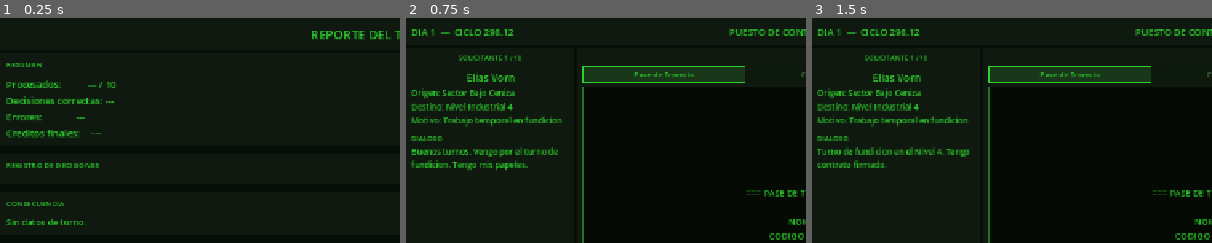
Above: before the commit, frames 1-3 (left to right).
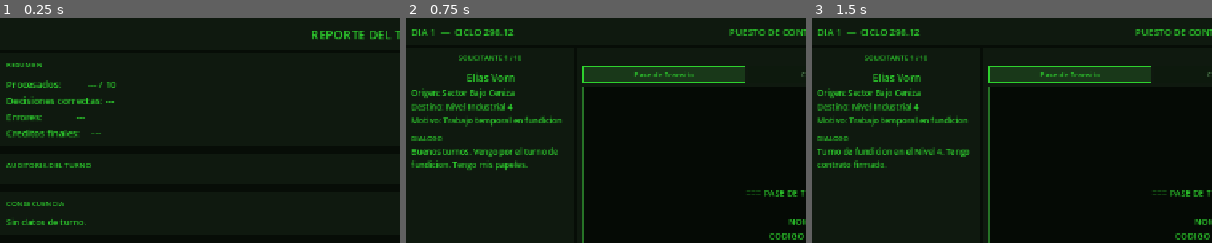
Above: after the commit, the same moments.

Repository: ingenriqueparra-hub/el-ultimo-sello
Game: Godot game, scene res://scenes/main/DayReport.tscn
The game is run twice, just before and just after one commit, with the same random seed, the same clock (stepped at 60 frames per second) and the same inputs. This scene is started directly instead of the project's main scene.
Inputs:
- Up to frame 1 (0.25 s): no input
- Up to frame 2 (0.75 s): click "REINICIAR DIA" at 0.5 s
- Up to frame 3 (1.5 s): click "[ ¿Cual es el motivo? ] (Q)" at 1.25 s
The pictures show only the part of the screen within x 0-50%, y 0-50%; the shares and areas given below are measured in that part.

The runs differ from the first frame. In frame 1, 0.4% of the frame differs, in the area x 1-25%, y 64-67%; in frame 2, nothing differs; in frame 3, nothing differs.

Commit message:
Auditoria institucional en DayReport — formato por bloque con notas narrativas
Reemplaza la lista de decisiones por bloques de auditoria institucional
(EXPEDIENTE VALIDADO / EXPEDIENTE OBSERVADO) con accion, nota, omision
protocolaria y sancion. Etiquetas de decision traducidas al espanol
institucional. Campo report{correct_note, wrong_note} opcional en
solicitantes para notas especificas en 14 casos de los tres dias.
DecisionSystem enriquecido con applicant_type, origin, purpose,
narrative_flag y report por decision registrada.

Co-Authored-By: Claude Sonnet 4.6 <noreply@anthropic.com>

Diff:
--- a/game/data/applicants/applicants_day_01.json
+++ b/game/data/applicants/applicants_day_01.json
@@ -67,6 +67,10 @@
       "on_wrong_approve": "flag_unauthorized_entry",
       "on_correct_hold": "flag_refugee_detained"
     },
+    "report": {
+      "correct_note": "Retenida para verificacion de sello de autoridad. Situacion de desplazada registrada en evaluacion.",
+      "wrong_note": "Entrada autorizada sin sello de autoridad requerido. Protocolo de admision vulnerado."
+    },
     "truth": {
       "should_allow": false,
       "correct_decision": "hold",
@@ -93,6 +97,10 @@
     "question_alerts": {
       "carga": "CONTRADICCION: Declara 'componentes electronicos'. El permiso registra 'chatarra industrial procesada'."
     },
+    "report": {
+      "correct_note": "Carga retenida para inspeccion. Contradiccion entre declaracion verbal y permiso detectada.",
+      "wrong_note": "Comerciante admitido con contradiccion entre carga declarada y carga registrada en permiso."
+    },
     "truth": {
       "should_allow": false,
       "correct_decision": "hold",
@@ -121,6 +129,10 @@
       "on_wrong_approve": "flag_implant_admitted",
       "on_correct_hold": "flag_implant_intercepted"
     },
+    "report": {
+      "correct_note": "Soldado retenido por implante neural no declarado en documentacion biometrica.",
+      "wrong_note": "Soldado con implante neural no registrado admitido sin revision del Oficio."
+    },
     "truth": {
       "should_allow": false,
       "correct_decision": "hold",
@@ -171,6 +183,10 @@
     "question_alerts": {
       "carga": "OBJETO NO DECLARADO: Equipo de diagnostico avanzado no figura en el permiso de ingreso."
     },
+    "report": {
+      "correct_note": "Tecnico retenido. Equipo de diagnostico no declarado en permiso de ingreso detectado en interrogatorio.",
+      "wrong_note": "Tecnico admitido con dispositivo no declarado en su permiso de ingreso."
+    },
     "truth": {
       "should_allow": false,
       "correct_decision": "hold",
@@ -200,6 +216,10 @@
       "on_wrong_reject": "flag_family_turned_away",
       "on_correct_hold": "flag_family_detained"
     },
+    "report": {
+      "correct_note": "Madre e hijo retenidos para evaluacion biometrica. Anomalia en menor derivada al Oficio de Pureza Civica.",
+      "wrong_note": "Menor con anomalia biometrica admitido sin revision del Oficio de Pureza Civica."
+    },
     "truth": {
       "should_allow": false,
       "correct_decision": "hold",
@@ -255,6 +275,10 @@
       "on_wrong_reject": "flag_agent_dismissed",
       "on_correct_hold": "flag_agent_intercepted"
     },
+    "report": {
+      "correct_note": "Comerciante retenido por contradiccion de origen entre declaracion verbal y documentos.",
+      "wrong_note": "Solicitante admitido con origen declarado inconsistente con Pase de Transito registrado."
+    },
     "truth": {
       "should_allow": false,
       "correct_decision": "hold",
--- a/game/data/applicants/applicants_day_02.json
+++ b/game/data/applicants/applicants_day_02.json
@@ -67,6 +67,10 @@
       "on_wrong_approve": "flag_identity_fraud_admitted",
       "on_correct_hold": "flag_fraud_intercepted"
     },
+    "report": {
+      "correct_note": "Tecnica retenida por codigo de identidad inconsistente entre Pase de Transito y Certificado Biometrico.",
+      "wrong_note": "Tecnica admitida con codigos de identidad inconsistentes entre documentos. Posible fraude de identidad."
+    },
     "truth": {
       "should_allow": false,
       "correct_decision": "hold",
@@ -143,6 +147,10 @@
       "on_wrong_approve": "flag_anomaly_soldier_admitted",
       "on_correct_hold": "flag_anomaly_soldier_detained"
     },
+    "report": {
+      "correct_note": "Soldado retenido por anomalia biologica no registrada en Certificado Biometrico.",
+      "wrong_note": "Soldado con anomalia biologica no documentada admitido sin retencion ni revision."
+    },
     "truth": {
       "should_allow": false,
       "correct_decision": "hold",
@@ -221,6 +229,10 @@
       "on_wrong_approve": "flag_suspicious_cargo_admitted",
       "on_correct_hold": "flag_cargo_inspected"
     },
+    "report": {
+      "correct_note": "Comerciante retenido. Declaracion de carga inconsistente con Permiso de Ingreso.",
+      "wrong_note": "Comerciante admitido con carga declarada que no coincide con la registrada en su permiso."
+    },
     "truth": {
       "should_allow": false,
       "correct_decision": "hold",
--- a/game/data/applicants/applicants_day_03.json
+++ b/game/data/applicants/applicants_day_03.json
@@ -39,6 +39,10 @@
       "carga": "Solo mi uniforme y credenciales de operario."
     },
     "question_alerts": {},
+    "report": {
+      "correct_note": "Rechazado por origen en sector bajo cuarentena activa. Protocolo sanitario aplicado correctamente.",
+      "wrong_note": "Operario de sector en cuarentena activa admitido. Directiva sanitaria ignorada."
+    },
     "truth": {
       "should_allow": false,
       "correct_decision": "reject",
@@ -66,6 +70,10 @@
     "narrative_hooks": {
       "on_wrong_approve": "flag_quarantine_breach_vulnerable"
     },
+    "report": {
+      "correct_note": "Rechazada. Procedencia de zona en cuarentena y ausencia de Certificado Biometrico. Protocolo aplicado.",
+      "wrong_note": "Madre con menor admitida desde zona en cuarentena activa sin Certificado Biometrico. Doble violacion de protocolo."
+    },
     "truth": {
       "should_allow": false,
       "correct_decision": "reject",
@@ -162,6 +170,10 @@
       "carga": "Los ornamentos del rito. Todo sellado por el Clero."
     },
     "question_alerts": {},
+    "report": {
+      "correct_note": "Rechazado. Origen en sector en cuarentena. Exencion religiosa no acreditada documentalmente.",
+      "wrong_note": "Religioso de zona en cuarentena admitido sobre la base de exencion verbal no documentada."
+    },
     "truth": {
       "should_allow": false,
       "correct_decision": "reject",
@@ -214,6 +226,10 @@
       "on_wrong_approve": "flag_suspicious_identity_admitted",
       "on_correct_hold": "flag_suspicious_identity_held"
     },
+    "report": {
+      "correct_note": "Retenido por inconsistencia de nombre entre Pase de Transito y Certificado Biometrico. Identidad en verificacion.",
+      "wrong_note": "Solicitante admitido con nombres inconsistentes entre documentos. Identidad sin verificar."
+    },
     "truth": {
       "should_allow": false,
       "correct_decision": "hold",
@@ -243,6 +259,10 @@
     "narrative_hooks": {
       "on_correct_hold": "flag_medic_quarantine_held"
     },
+    "report": {
+      "correct_note": "Retenida por contacto declarado con zona en cuarentena activa durante turno previo. Evaluacion sanitaria iniciada.",
+      "wrong_note": "Personal sanitario admitido con exposicion reciente a zona en cuarentena activa declarada en interrogatorio."
+    },
     "truth": {
       "should_allow": false,
       "correct_decision": "hold",
--- a/game/scenes/main/DayReport.tscn
+++ b/game/scenes/main/DayReport.tscn
@@ -98,7 +98,7 @@
 
 [node name="DecisionsTitle" type="Label" parent="VBox/ScrollArea/ContentVBox/DecisionsPanel/DecisionsVBox"]
 layout_mode = 2
-text = "REGISTRO DE DECISIONES"
+text = "AUDITORIA DEL TURNO"
 theme_override_font_sizes/font_size = 12
 
 [node name="HSepD" type="HSeparator" parent="VBox/ScrollArea/ContentVBox/DecisionsPanel/DecisionsVBox"]
--- a/game/scripts/systems/DecisionSystem.gd
+++ b/game/scripts/systems/DecisionSystem.gd
@@ -32,22 +32,28 @@
 
 	var hooks: Dictionary = applicant.get("narrative_hooks", {})
 	var hook_key := "on_%s_%s" % ["correct" if was_correct else "wrong", decision]
+	var narrative_flag: String = ""
 	if hooks.has(hook_key):
-		var flag: String = str(hooks[hook_key])
-		if flag != "" and flag not in _activated_flags:
-			_activated_flags.append(flag)
-			print("[NarrativeHook] Flag activado: %s (solicitante: %s)" % [flag, applicant.get("name", "?")])
+		narrative_flag = str(hooks[hook_key])
+		if narrative_flag != "" and narrative_flag not in _activated_flags:
+			_activated_flags.append(narrative_flag)
+			print("[NarrativeHook] Flag activado: %s (solicitante: %s)" % [narrative_flag, applicant.get("name", "?")])
 
 	var result := {
-		"applicant_id": applicant.get("id", ""),
-		"applicant_name": applicant.get("name", ""),
-		"decision": decision,
-		"correct_decision": correct_decision,
-		"was_correct": was_correct,
-		"risk_level": risk,
-		"violations": truth.get("violations", []),
-		"credit_delta": delta,
-		"credits_after": _credits,
+		"applicant_id":      applicant.get("id", ""),
+		"applicant_name":    applicant.get("name", ""),
+		"applicant_type":    applicant.get("type", ""),
+		"applicant_origin":  applicant.get("origin", ""),
+		"applicant_purpose": applicant.get("purpose", ""),
+		"decision":          decision,
+		"correct_decision":  correct_decision,
+		"was_correct":       was_correct,
+		"risk_level":        risk,
+		"violations":        truth.get("violations", []),
+		"credit_delta":      delta,
+		"credits_after":     _credits,
+		"narrative_flag":    narrative_flag,
+		"report":            applicant.get("report", {}),
 	}
 	_decisions.append(result)
 	decision_recorded.emit(result)
--- a/game/scripts/ui/DayReport.gd
+++ b/game/scripts/ui/DayReport.gd
@@ -8,6 +8,8 @@
 var _selected_terminal: Dictionary = {}
 var _debug_panel: PanelContainer
 var _debug_label: Label
+
+const _DECISION_LABELS := {"approve": "APROBADO", "reject": "RECHAZADO", "hold": "RETENIDO"}
 
 const COLOR_PANEL  := Color(0.06, 0.10, 0.06, 1)
 const COLOR_BORDER := Color(0.15, 0.45, 0.15, 1)
@@ -55,8 +57,8 @@
 
 	var quota: int = summary.get("quota", total)
 	processed_label.text = "Procesados:           %d / %d" % [total, quota]
-	correct_label.text   = "Decisiones correctas: %d" % correct
-	errors_label.text    = "Errores:              %d" % errors
+	correct_label.text   = "Expedientes validados:  %d" % correct
+	errors_label.text    = "Expedientes observados: %d" % errors
 	credits_label.text   = "Creditos finales:     %d" % credits
 
 	if errors > 0:
@@ -65,7 +67,7 @@
 		credits_label.add_theme_color_override("font_color", COLOR_ERROR)
 
 	for decision in summary.get("decisions", []):
-		_add_decision_row(decision)
+		_add_audit_block(decision)
 
 	var day: int = summary.get("day", 1)
 	_report = NarrativeConsequenceSystem.evaluate(summary, day)
@@ -103,24 +105,48 @@
 
 	consequence_text.text = text
 
-func _add_decision_row(decision: Dictionary) -> void:
-	var was_correct: bool = decision.get("was_correct", false)
-	var name: String      = decision.get("applicant_name", "?")
-	var dec: String       = decision.get("decision", "?").to_upper()
-	var delta: int        = decision.get("credit_delta", 0)
-
-	var indicator := "[OK]" if was_correct else "[!] "
-	var delta_str := ("  %d" % delta) if delta < 0 else ""
-	var correct_str := ""
-	if not was_correct:
-		var correct_dec: String = decision.get("correct_decision", "?").to_upper()
-		correct_str = "  →  %s" % correct_dec
-
-	var row := Label.new()
-	row.text = "%s  %-22s %s%s%s" % [indicator, name, dec, correct_str, delta_str]
-	row.add_theme_color_override("font_color", COLOR_OK if was_correct else COLOR_ERROR)
-	row.add_theme_font_size_override("font_size", 13)
-	decisions_list.add_child(row)
+func _add_audit_block(decision: Dictionary) -> void:
+	var was_correct: bool   = decision.get("was_correct", false)
+	var name: String        = decision.get("applicant_name", "?")
+	var dec: String         = decision.get("decision", "approve")
+	var delta: int          = decision.get("credit_delta", 0)
+	var report: Dictionary  = decision.get("report", {})
+	var dec_label: String   = _DECISION_LABELS.get(dec, dec.to_upper())
+	var correct_dec: String = decision.get("correct_decision", "")
+	var correct_label_str: String = _DECISION_LABELS.get(correct_dec, correct_dec.to_upper())
+
+	var header_color: Color = COLOR_OK if was_correct else COLOR_ERROR
+	var header_prefix: String = "EXPEDIENTE VALIDADO" if was_correct else "EXPEDIENTE OBSERVADO"
+	_add_block_line("%s — %s" % [header_prefix, name], header_color, 13)
+	_add_block_line("  Accion registrada:  %s" % dec_label, COLOR_DIM, 12)
+
+	if was_correct:
+		var note: String = str(report.get("correct_note", ""))
+		if note != "":
+			_add_block_line("  Resultado: %s" % note, COLOR_DIM, 12)
+		if delta == 0:
+			_add_block_line("  Sin sancion.", COLOR_DIM, 12)
+	else:
+		var note: String = str(report.get("wrong_note", ""))
+		if note != "":
+			_add_block_line("  Observacion: %s" % note, COLOR_ERROR.lightened(0.15), 12)
+		if correct_dec != "":
+			_add_block_line("  Accion protocolaria omitida: %s" % correct_label_str, COLOR_DIM, 12)
+		if delta < 0:
+			_add_block_line("  Sancion aplicada: %d creditos" % delta, COLOR_ERROR, 12)
+
+	var spacer := Label.new()
+	spacer.text = " "
+	spacer.add_theme_font_size_override("font_size", 5)
+	decisions_list.add_child(spacer)
+
+func _add_block_line(text: String, color: Color, size: int) -> void:
+	var lbl := Label.new()
+	lbl.text = text
+	lbl.add_theme_color_override("font_color", color)
+	lbl.add_theme_font_size_override("font_size", size)
+	lbl.autowrap_mode = TextServer.AUTOWRAP_WORD_SMART
+	decisions_list.add_child(lbl)
 
 func _apply_theme() -> void:
 	_style_panel($VBox/Header, COLOR_PANEL, COLOR_BORDER)
@@ -268,6 +294,9 @@
 			var viols: Array = d.get("violations", [])
 			if not viols.is_empty():
 				lines.append("     viols:   %s" % ", ".join(viols))
+			var nflag: String = d.get("narrative_flag", "")
+			if nflag != "":
+				lines.append("     flag:    %s" % nflag)
 	lines.append("")
 
 	lines.append("--- FLAGS NARRATIVOS ---")
Not shown, changed: CLAUDE.md
Not shown, changed: TECHNICAL_SPEC.md
